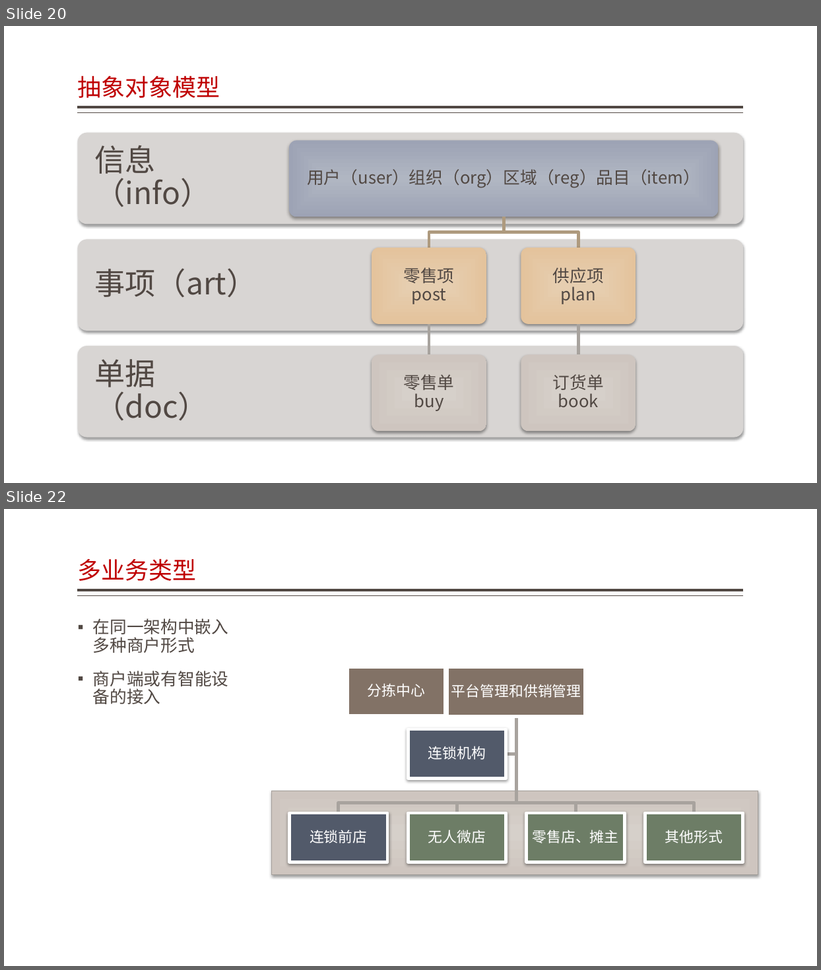
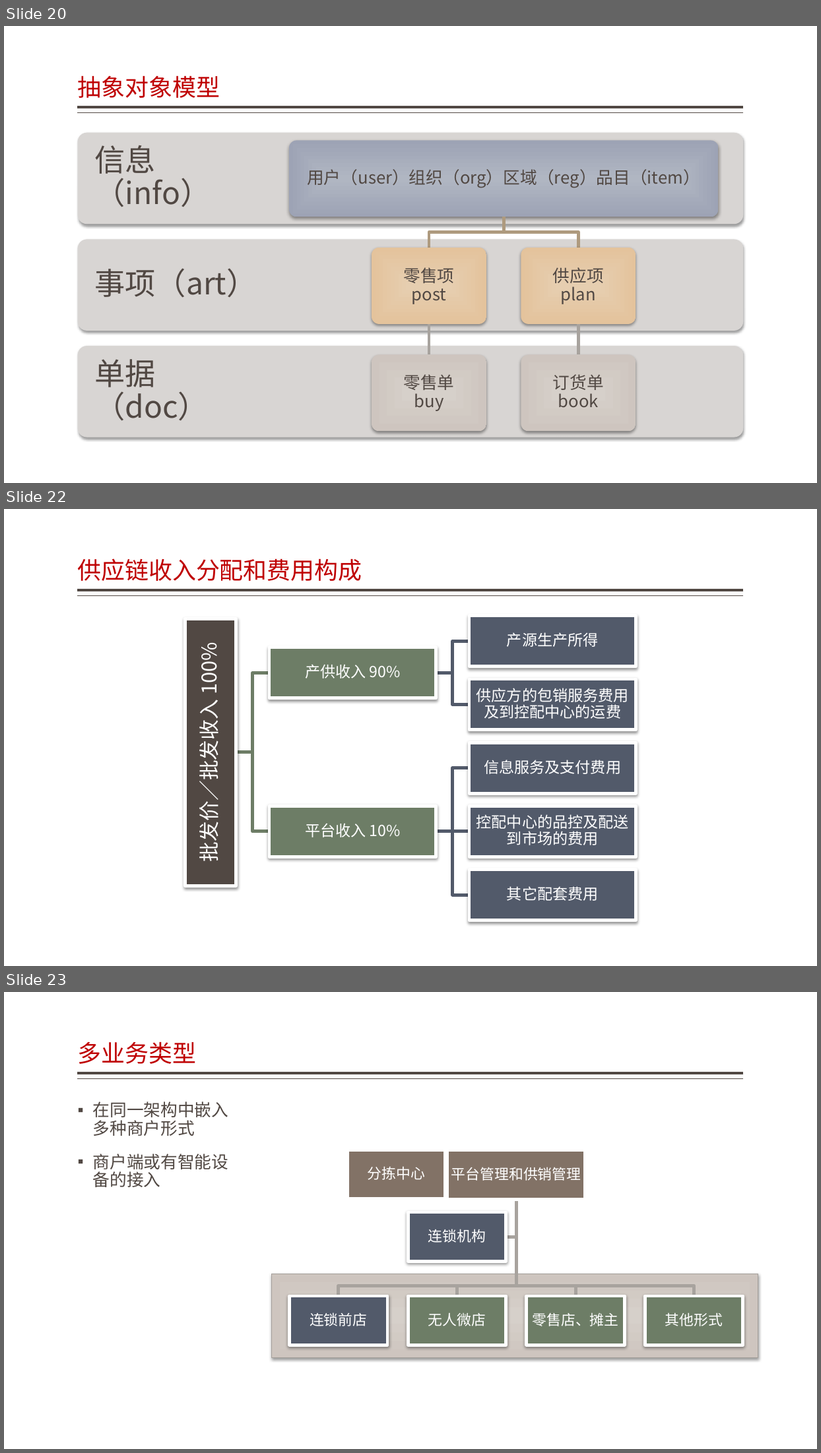
Before and after one commit to jzgi/chainsmart, a slide deck: Docs/品链应用参考设计.pptx. Shown one above the other, each under a label of ours: slides 20 and 22 before the commit, slides 20, 22 and 23 after it; the slides between them are not shown. The pictures are 821x970 and 821x1453 pixels, drawn with LibreOffice and Linux fonts; fonts in the diff are those of the drawing. Boxes give left, top, right and bottom in pixels: in the first picture for what was removed or moved away, otherwise in the second. Text is boxed around its words. In the diff, an @@ line names an element or a change of style, - is before the commit and + after.

```diff
--- a/Docs/品链应用参考设计.pptx
+++ b/Docs/品链应用参考设计.pptx
@@ slide 22 added at (4, 509, 817, 966), background #FFFFFF; not listed: 2 template elements that a slide beside it also shows @@
@@ title added at (78, 559, 362, 581), 28 pt, text #BF0102 @@
+供应链收入分配和费用构成
@@ group added at (186, 616, 636, 921): 8 rectangles, 8 texts, 7 freeform shapes @@
+批发价／批发收入 100%
+产供收入 90%
+产源生产所得
+供应方的包销服务费用及到控配中心的运费
+平台收入 10%
+信息服务及支付费用
+控配中心的品控及配送到市场的费用
+其它配套费用
@@ what was slide 22 is now slide 23 @@
```
Also in this commit, not shown: 1 slide changed, 17 other files.
